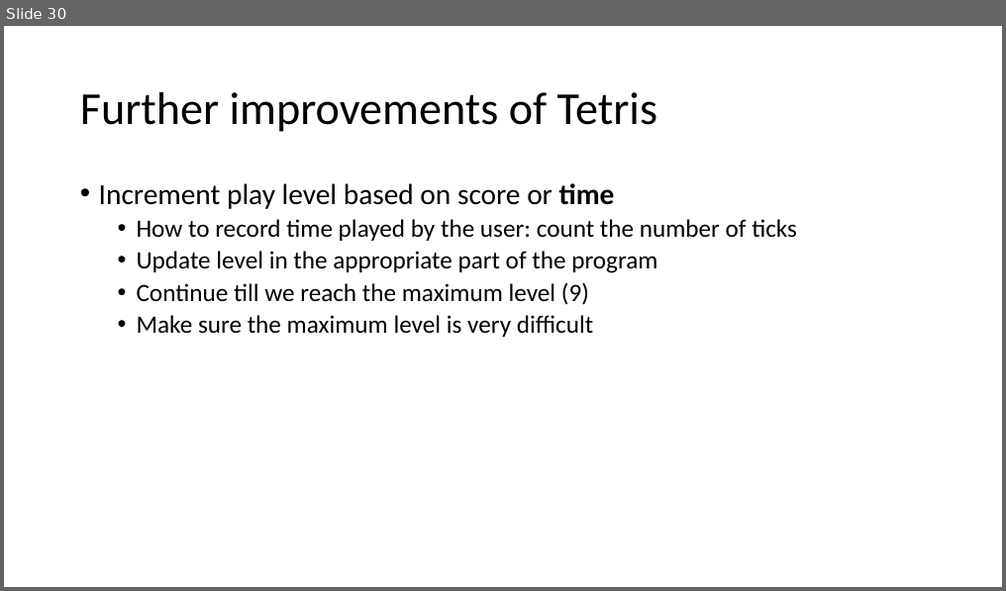
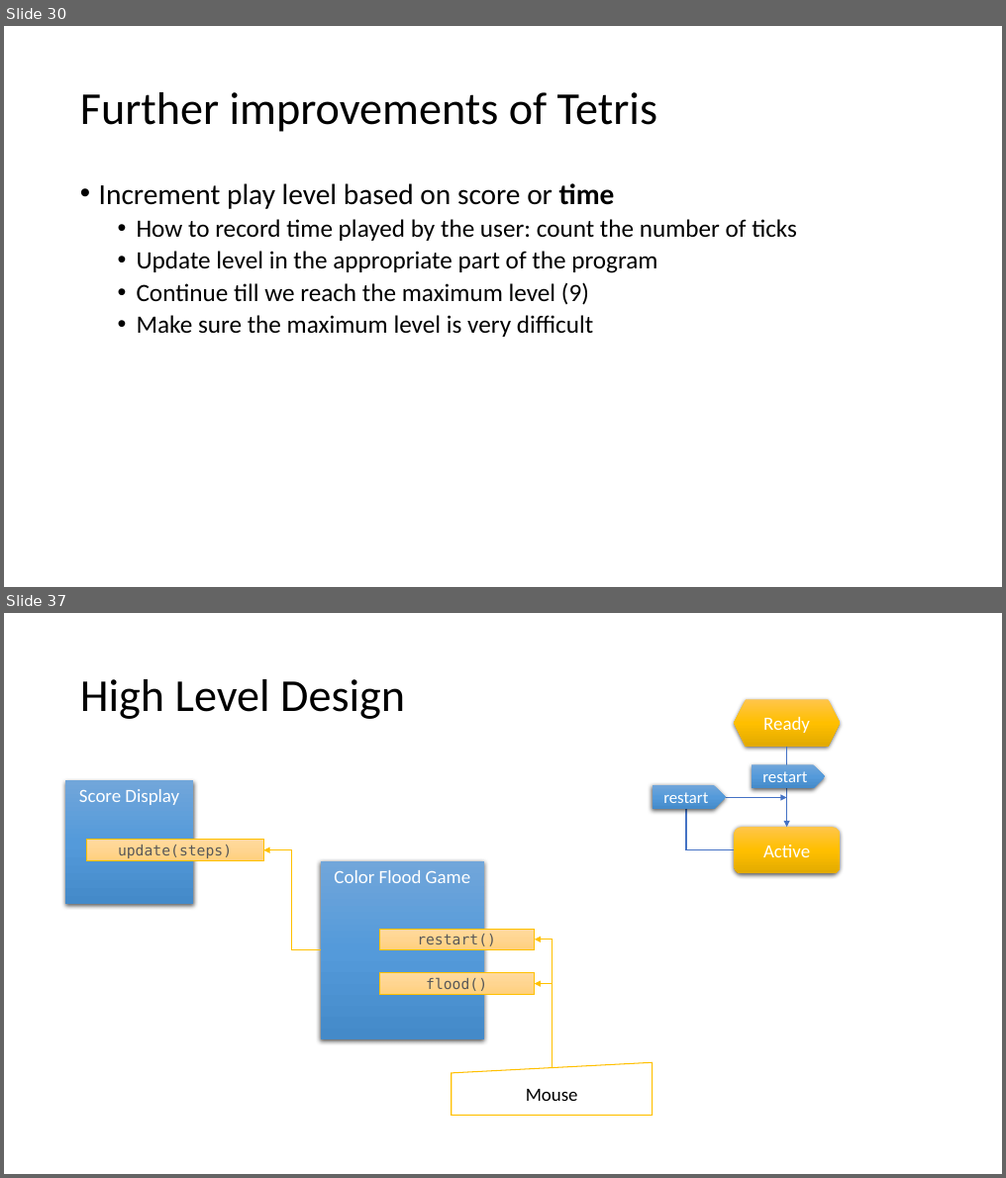
Before and after one commit to brianwhu/fun-in-js, a slide deck: documents/DataStructures.pptx. Shown one above the other, each under a label of ours: slide 30 before the commit, slides 30 and 37 after it; the slides between them are not shown. The pictures are 1006x591 and 1006x1178 pixels, drawn with LibreOffice and Linux fonts; fonts in the diff are those of the drawing. Boxes give left, top, right and bottom in pixels: in the first picture for what was removed or moved away, otherwise in the second. Text is boxed around its words. In the diff, an @@ line names an element or a change of style, - is before the commit and + after.

Commit message:
project Color Flood

```diff
--- a/documents/DataStructures.pptx
+++ b/documents/DataStructures.pptx
@@ slide 37 added at [4,613,1002,1174], background #FFFFFF @@
@@ title added at [80,679,405,719], 44 pt, text #000000 @@
+High Level Design
@@ hexagon added at [734,700,840,747], fill gradient #FFC64B to #FFC000 to #E3AB00, 18 pt, text #FFFFFF @@
+Ready
@@ arrow added from (787, 747) to (787, 827), #4472C4 1.5 pt @@
@@ rectangle added at [65,780,193,904], fill gradient #71A6DB to #559BDB to #448ACA, 18 pt, text #FFFFFF @@
+Score Display
@@ pentagon arrow added at [652,785,726,808], fill gradient #71A6DB to #559BDB to #448ACA, 16 pt, text #FFFFFF @@
+restart
@@ pentagon arrow added at [751,765,825,788], fill gradient #71A6DB to #559BDB to #448ACA, 16 pt, text #FFFFFF @@
+restart
@@ elbow arrow added from (734, 851) to (787, 798), #4472C4 1.5 pt @@
@@ rectangle added at [86,840,263,861], fill gradient #FFDB9E to #FFD590 to #FFD07C, outline #FFC000 0.5 pt, 14 pt, text #595959 @@
+update(steps)
@@ rounded rectangle added at [734,827,840,873], fill gradient #FFC64B to #FFC000 to #E3AB00, 18 pt, text #FFFFFF @@
+Active
@@ elbow arrow added from (321, 951) to (263, 851), #FFC000 1 pt @@
@@ rectangle added at [321,861,484,1041], fill gradient #71A6DB to #559BDB to #448ACA, 18 pt, text #FFFFFF @@
+Color Flood Game
@@ rectangle added at [379,929,535,951], fill gradient #FFDB9E to #FFD590 to #FFD07C, outline #FFC000 0.5 pt, 14 pt, text #595959 @@
+restart()
@@ elbow arrow added from (552, 1068) to (535, 940), #FFC000 1 pt @@
@@ rectangle added at [379,973,535,995], fill gradient #FFDB9E to #FFD590 to #FFD07C, outline #FFC000 0.5 pt, 14 pt, text #595959 @@
+flood()
@@ elbow arrow added from (552, 1068) to (535, 984), #FFC000 1 pt @@
@@ flow chart manual input added at [451,1062,652,1115], fill #FFFFFF, outline #FFC000 1 pt, 18 pt, text #000000 @@
+Mouse
```
Also in this commit, not shown: 7 other slides added, 14 other files.
